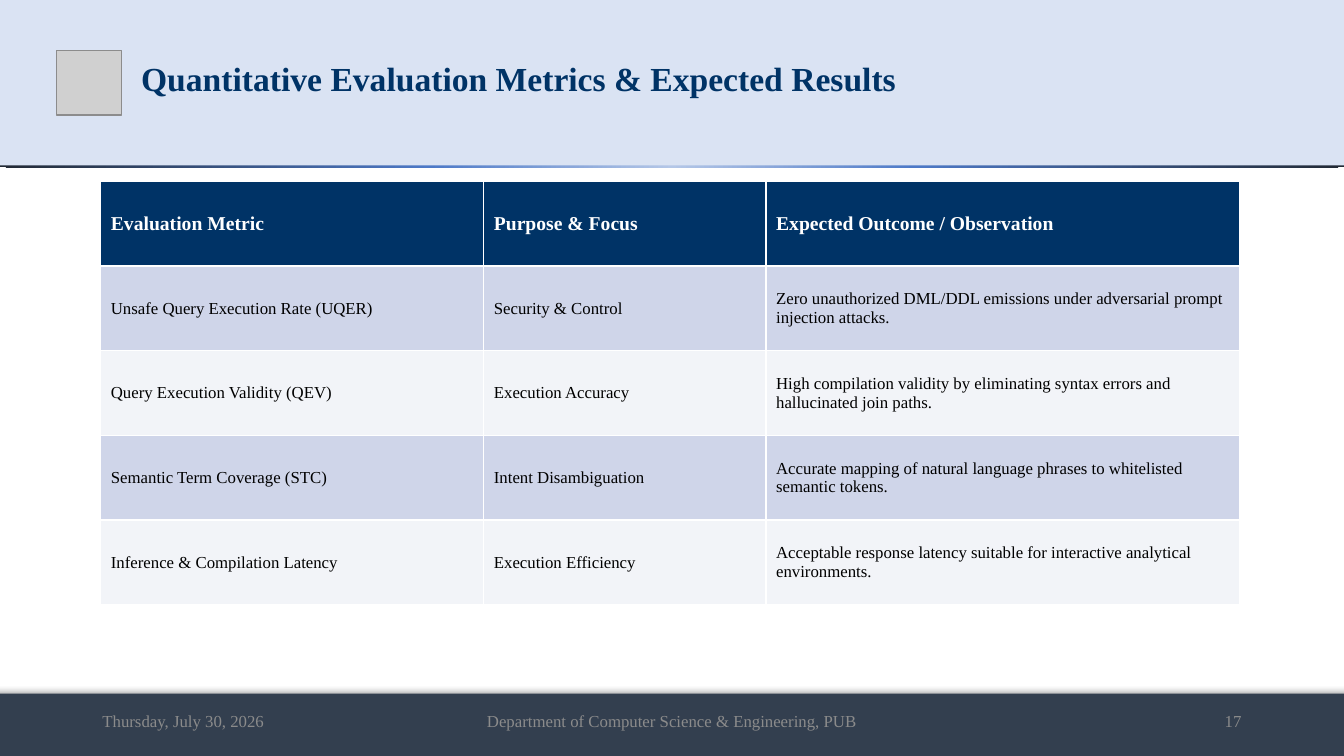
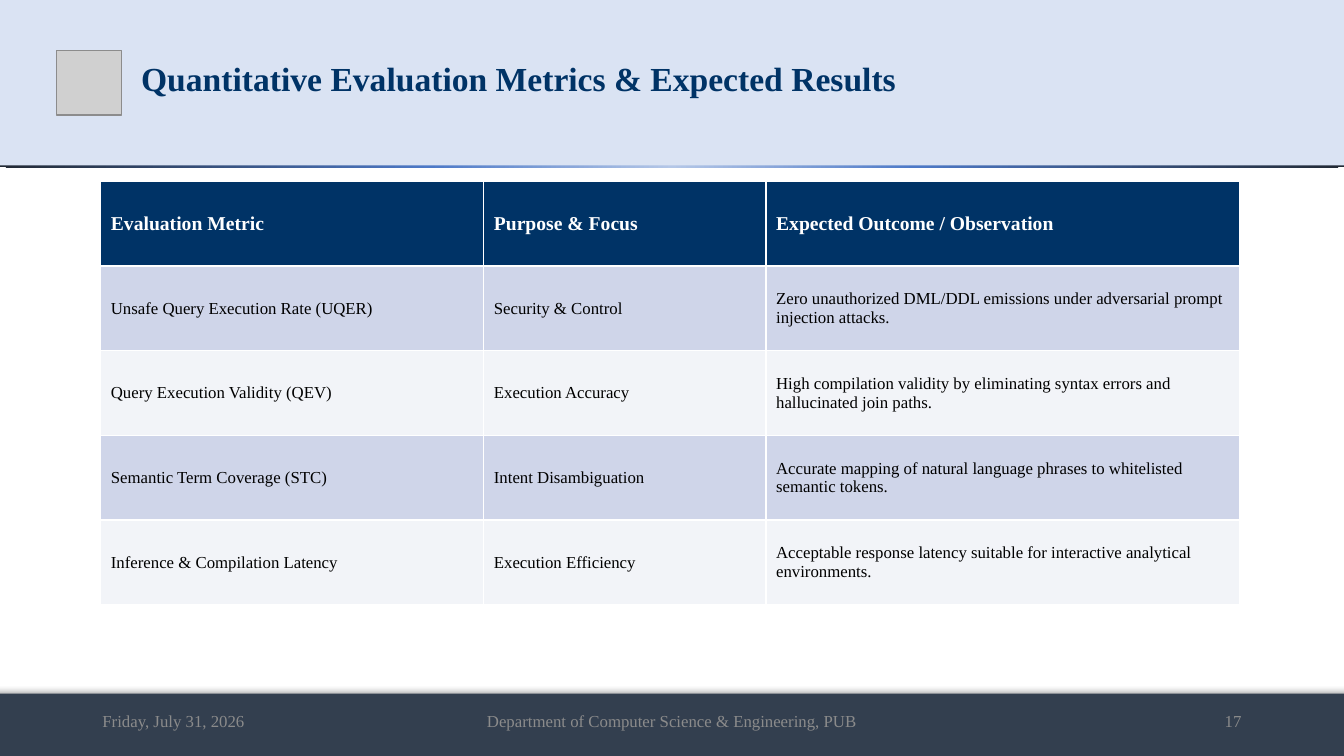
Before and after one commit to md-riaz/AEGIS-Research, a slide deck: slide 17 of docs/scripts/Md_Riaz_Mid_Defense_Final_0322310105101024.pptx. Drawn at 1344x756 pixels with LibreOffice and Linux fonts; fonts in the diff are those of the drawing; grey boxes stand for pictures. Boxes give left, top, right and bottom in pixels: in the first picture for what was removed or moved away, otherwise in the second. Text is boxed around its words. In the diff, an @@ line names an element or a change of style, - is before the commit and + after.

```diff
--- a/docs/scripts/Md_Riaz_Mid_Defense_Final_0322310105101024.pptx
+++ b/docs/scripts/Md_Riaz_Mid_Defense_Final_0322310105101024.pptx
@@ text at [102,715,245,731]: text changed @@
-Thursday, July 30, 2026
+Friday, July 31, 2026
```
Also in this commit, not shown: 19 other slides changed, 8 other files.
